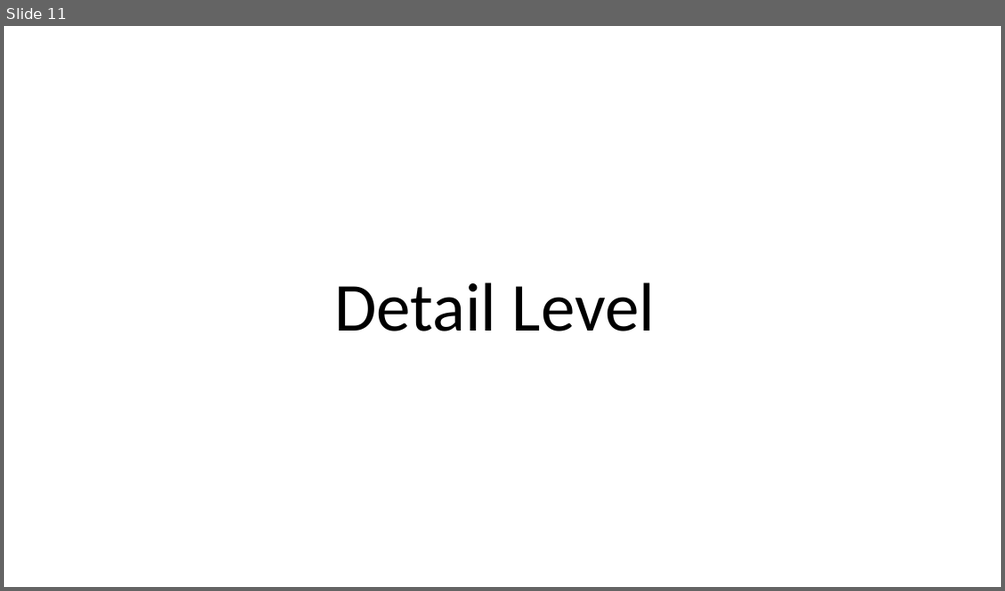
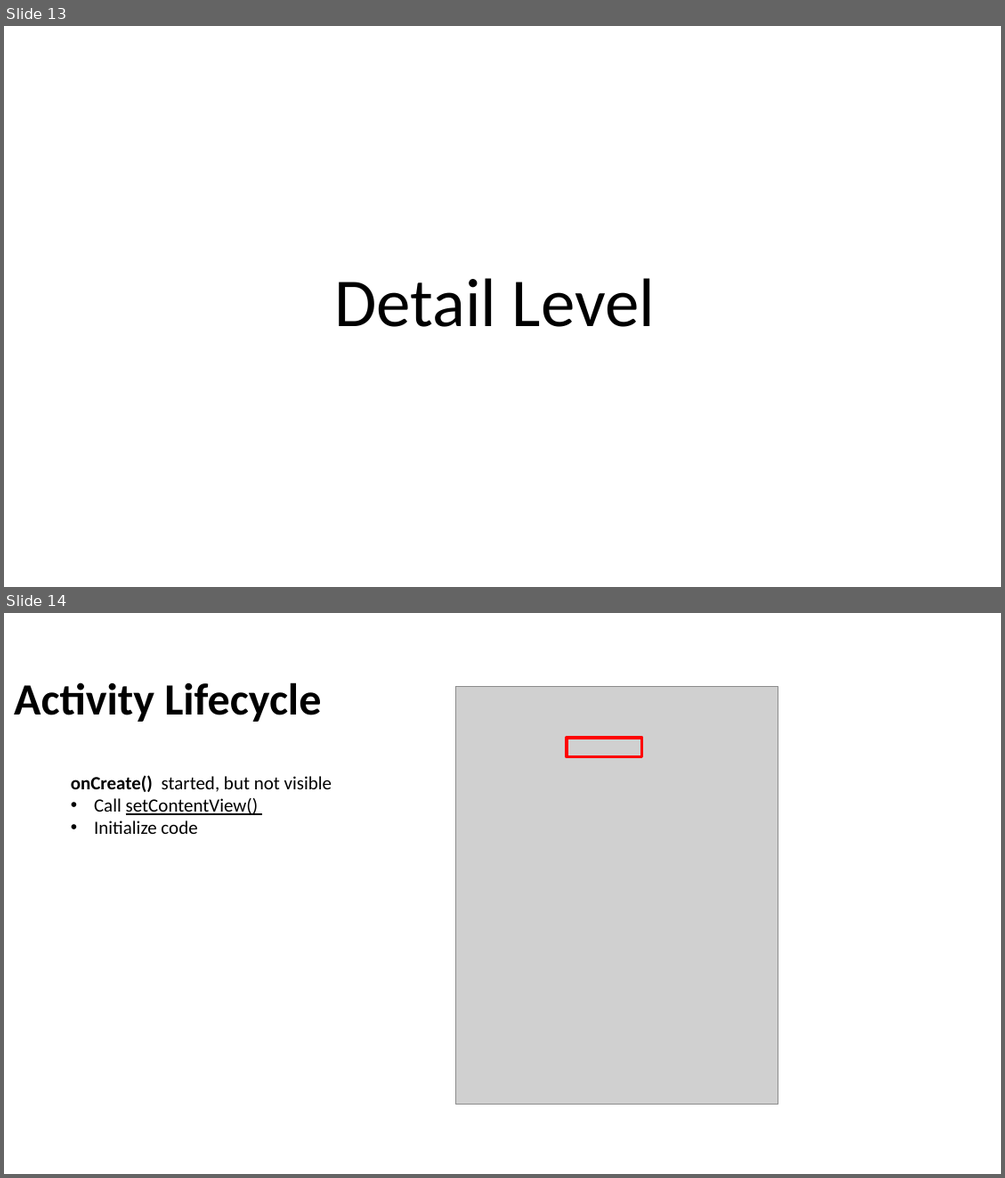
Before and after one commit to Batch-xx/Android-Lunch-Learn, a slide deck: slides/Android Studio_Activities_Fragments.pptx. Shown one above the other, each under a label of ours: slide 11 before the commit, slides 13 and 14 after it. The pictures are 1005x591 and 1005x1178 pixels, drawn with LibreOffice and Linux fonts; fonts in the diff are those of the drawing; grey boxes stand for pictures; background and template pictures are left out. Boxes give left, top, right and bottom in pixels: in the first picture for what was removed or moved away, otherwise in the second. Text is boxed around its words. In the diff, an @@ line names an element or a change of style, - is before the commit and + after.

Commit message:
Added activity lifecycle and template

```diff
--- a/slides/Android Studio_Activities_Fragments.pptx
+++ b/slides/Android Studio_Activities_Fragments.pptx
@@ slide 14 added at box(4, 613, 1001, 1174), background picture (left out) @@
@@ title added at box(14, 682, 321, 722), 43 pt, text #000000, bold @@
+Activity Lifecycle
@@ picture added at box(455, 687, 778, 1103) @@
@@ rectangle added at box(566, 738, 642, 756), outline #FF0000 3 pt @@
@@ text added at box(71, 775, 332, 834), 18 pt, text #000000 @@
+onCreate() started, but not visible
+• Call setContentView()
+• Initialize code
@@ what was slide 11 is now slide 13 @@
@@ slide 13 changed as well @@
@@ text "Detail Level" at box(334, 278, 655, 327): line spacing 0.9 to 1; more space between paragraphs @@
```
Also in this commit, not shown: 11 other slides changed, 9 other slides added, 1 slide removed, 2 other files.
